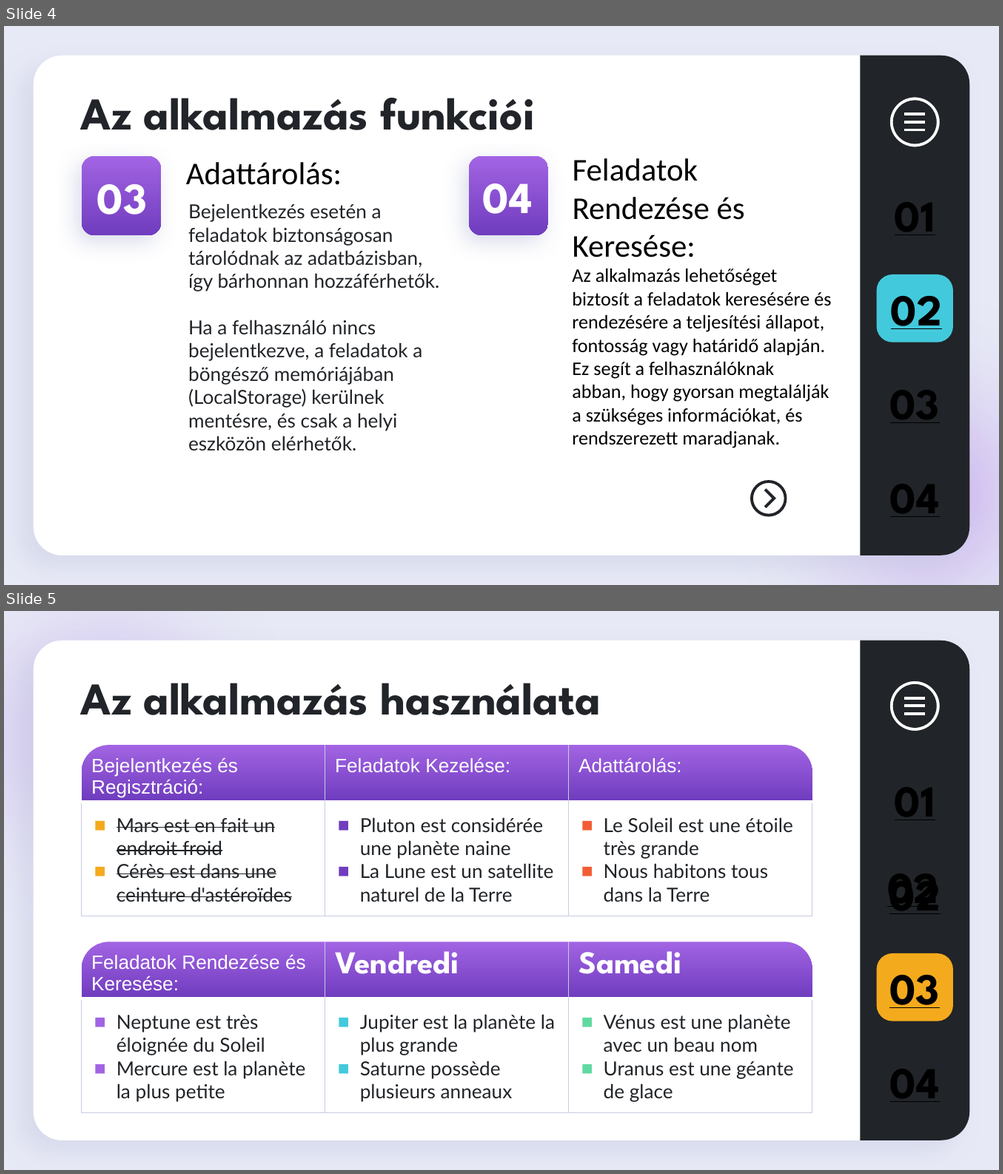
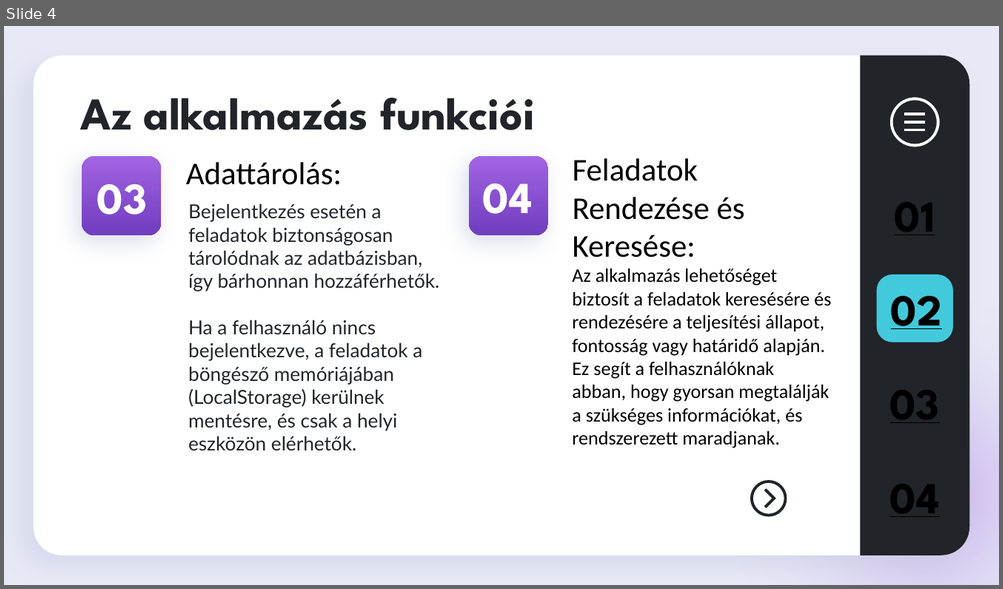
Before and after one commit to DrDevoo/ToDoApp_NextJS, a slide deck: Documents/ToDoApp Bemutató.pptx. Shown one above the other, each under a label of ours: slides 4 and 5 before the commit, slide 4 after it. The pictures are 1003x1174 and 1003x589 pixels, drawn with LibreOffice and Linux fonts; fonts in the diff are those of the drawing. Boxes give left, top, right and bottom in pixels: in the first picture for what was removed or moved away, otherwise in the second. Text is boxed around its words. In the diff, an @@ line names an element or a change of style, - is before the commit and + after.

```diff
--- a/Documents/ToDoApp Bemutató.pptx
+++ b/Documents/ToDoApp Bemutató.pptx
@@ slide 5 removed at <box>4,611,999,1170</box>, background #E7E9F6; not listed: 2 template elements that a slide beside it also shows @@
@@ ellipse removed at <box>4,611,338,971</box> @@
@@ title removed at <box>81,683,600,715</box> @@
-Az alkalmazás használata
@@ freeform shape removed at <box>889,681,940,732</box> @@
@@ round same rect removed at <box>82,745,811,800</box> @@
@@ table removed at <box>82,745,813,920</box>, 2 rows, 3 columns @@
-Bejelentkezés és Regisztráció: | Feladatok Kezelése: | Adattárolás:
-Mars est en fait un endroit froid / Cérès est dans une ceinture d'astéroïdes | Pluton est considérée une planète naine / La Lune est un satellite naturel de la Terre | Le Soleil est une étoile très grande / Nous habitons tous dans la Terre
@@ text removed at <box>894,766,935,832</box> @@
-01
@@ text removed at <box>887,853,938,919</box> @@
-02
@@ text removed at <box>874,860,953,914</box> @@
-02
@@ round same rect removed at <box>82,943,811,997</box> @@
@@ table removed at <box>82,943,813,1116</box>, 2 rows, 3 columns @@
-Feladatok Rendezése és Keresése: | Vendredi | Samedi
-Neptune est très éloignée du Soleil / Mercure est la planète la plus petite | Jupiter est la planète la plus grande / Saturne possède plusieurs anneaux | Vénus est une planète avec un beau nom / Uranus est une géante de glace
@@ rounded rectangle removed at <box>876,953,953,1021</box> @@
@@ text removed at <box>889,975,939,1008</box> @@
-03
@@ text removed at <box>890,1048,939,1114</box> @@
-04
```
Also in this commit, not shown: 3 slides changed, 1 slide added.
